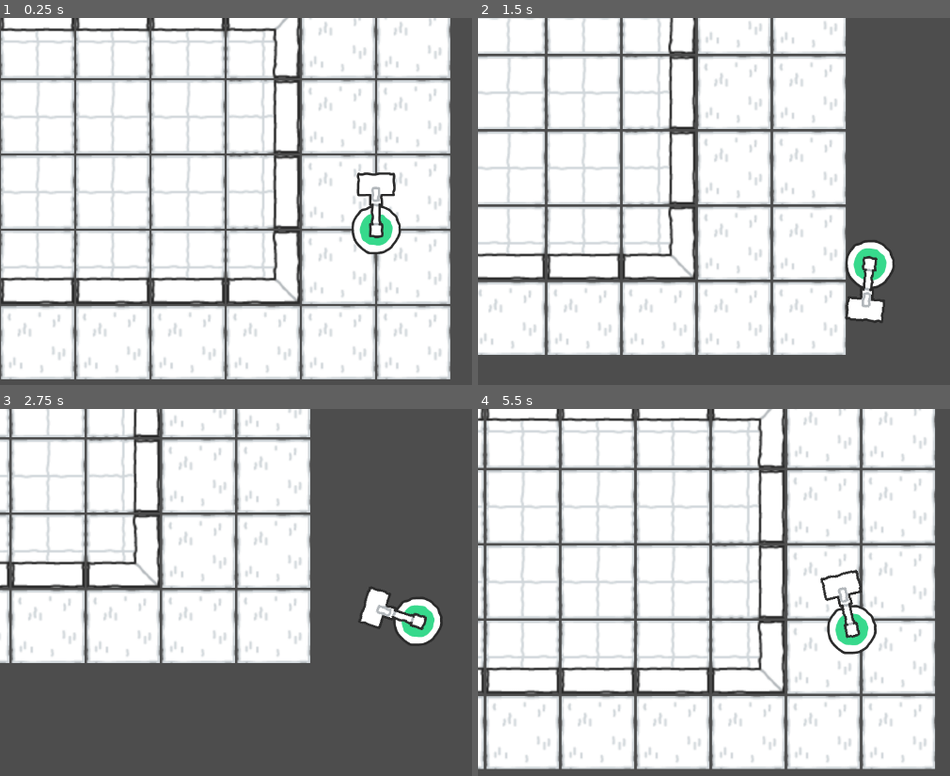
Above: before the commit, frames 1-4 (two rows, left to right).
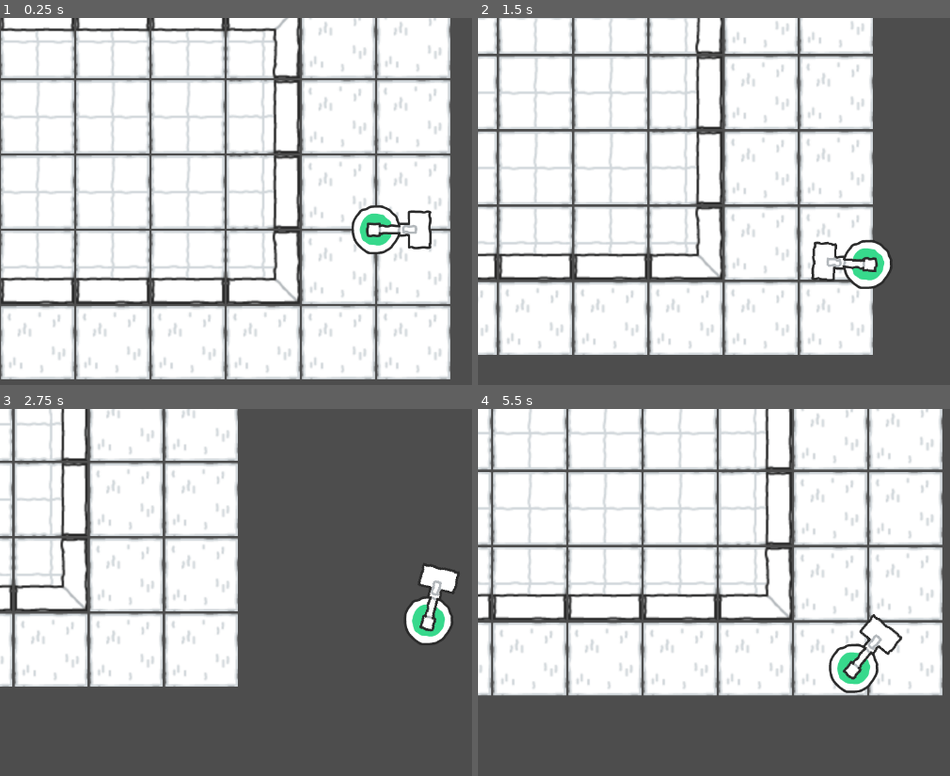
Above: after the commit, the same moments.

Repository: coderKillo/GuerrillaGoblin
Game: Godot game, scene res://game/level/level_test.tscn
Two runs of this game, one before a commit and one after it. Both use one fixed random seed, a clock stepped at 60 frames per second and the inputs below. The project has no main scene, so this scene is started directly.
Inputs (mouse positions are in pixels of both pictures, inside the frame that each line leads up to):
- Up to frame 1 (0.25 s): no input
- Up to frame 2 (1.5 s): tap Enter at 0.5 s; move the mouse to (outside the picture) at 0.52 s; press the mouse at (outside the picture) at 0.53 s; hold D (move_right) 0.53-1.28 s; right-click (outside the picture) at 0.8 s; move the mouse to (704, 249) at 1.27 s; release the mouse at (704, 249) at 1.28 s; hold S (move_down) from 1.28 s (still down); right-click (704, 249) at 1.35 s
- Up to frame 3 (2.75 s): click (226, 640) at 1.55 s; move the mouse to (453, 526) at 2.02 s; release S (move_down) at 2.03 s; press the mouse at (453, 526) at 2.03 s; hold D (move_right) from 2.03 s (still down); right-click (453, 526) at 2.3 s
- Up to frame 4 (5.5 s): move the mouse to (817, 706) at 2.77 s; release D (move_right) at 2.78 s; release the mouse at (817, 706) at 2.78 s; hold W (move_up) 2.78-3.53 s; right-click (817, 706) at 2.85 s; click (817, 706) at 3.05 s; move the mouse to (outside the picture) at 3.52 s; press the mouse at (outside the picture) at 3.53 s; hold A (move_left) 3.53-5.03 s; right-click (outside the picture) at 3.8 s; move the mouse to (629, 555) at 4.27 s; release the mouse at (629, 555) at 4.28 s; right-click (629, 555) at 4.35 s; click (629, 555) at 4.55 s; move the mouse to (893, 621) at 5.02 s; press the mouse at (893, 621) at 5.03 s; hold S (move_down) from 5.03 s (still down); right-click (893, 621) at 5.3 s

The runs differ from the first frame. In frame 1, 0.9% of the frame differs, in the area x 75-92%, y 42-64%; in frame 2, 24%; in frame 3, 29%; in frame 4, 48%, in the area x 0-99%, y 0-99%.
Error before the commit: Invalid access to property or key 'body_entered' on a base object of type 'Nil'. (res://game/character/weapon/melee_weapon.gd:16)

Commit message:
add statemachine for enemy logic

Diff:
--- a/game/autoload/effects.gd
+++ b/game/autoload/effects.gd
@@ -1,11 +1,14 @@
-extends Node
+extends Node2D
 
 
-# Called when the node enters the scene tree for the first time.
-func _ready():
-	pass # Replace with function body.
+func spawn_sound(pos: Vector2, radius: float, sound: String):
+	for listener in get_tree().get_nodes_in_group("listener"):
+		if listener.global_position.distance_to(pos) > radius:
+			continue
+		if listener.has_method("on_hear_sound"):
+			listener.on_hear_sound(sound, pos)
 
 
-# Called every frame. 'delta' is the elapsed time since the previous frame.
-func _process(delta):
-	pass
+func _unhandled_input(event):
+	if event.is_action_pressed("spawn_sound"):
+		spawn_sound(get_global_mouse_position(), 300, "BANG")
--- /dev/null
+++ b/game/character/enemy/ai_states/alert.gd
@@ -0,0 +1,22 @@
+extends State
+
+@export var after_alert_time: State
+@export var alert_time := 1.0
+
+var _alert_timer = alert_time
+
+
+func enter():
+	movement_component.speed = 0.0
+	movement_component.move_to(target_component.last_target_position)
+
+
+func process_state(delta):
+	_alert_timer -= delta
+
+	movement_component.character.modulate = Color.YELLOW
+
+	if _alert_timer <= 0.0:
+		return after_alert_time
+
+	return null
--- /dev/null
+++ b/game/character/enemy/ai_states/attack.gd
@@ -0,0 +1,17 @@
+extends State
+
+@export var after_attack: State
+@export var attack_range: float = 50.0
+@export var character: CharacterBody2D
+
+
+func enter():
+	if global_position.distance_to(target_component.last_target_position) < attack_range:
+		character.attack = true
+
+
+func process_state(_delta):
+	if not character.attack:
+		return after_attack
+
+	return null
--- /dev/null
+++ b/game/character/enemy/ai_states/chase.gd
@@ -0,0 +1,27 @@
+extends State
+
+@export var lose_sight: State
+@export var close_to_target: State
+@export var run_speed := 1.2
+
+
+func enter():
+	movement_component.speed = run_speed
+
+
+func exit():
+	movement_component.character.modulate = Color.YELLOW
+
+
+func process_state(_delta):
+	movement_component.move_to(target_component.last_target_position)
+
+	movement_component.character.modulate = Color.RED
+
+	if not target_component.is_target_seen(movement_component.movement_direction()):
+		return lose_sight
+
+	if movement_component.is_close_to_target():
+		return close_to_target
+
+	return null
--- /dev/null
+++ b/game/character/enemy/ai_states/guard.gd
@@ -0,0 +1,10 @@
+extends State
+
+@export var seen_target: State
+
+
+func process_state(_delta):
+	if target_component.is_target_seen(movement_component.movement_direction()):
+		return seen_target
+
+	return null
--- /dev/null
+++ b/game/character/enemy/ai_states/investigate.gd
@@ -0,0 +1,24 @@
+extends State
+
+@export var arrive_at_position: State
+@export var seen_target: State
+
+@export var walk_speed := 0.5
+@export var run_speed := 1.2
+
+
+func enter():
+	movement_component.speed = walk_speed
+	movement_component.move_to(target_component.last_target_position)
+
+
+func process_state(_delta):
+	movement_component.character.modulate = Color.YELLOW
+
+	if movement_component.is_close_to_target():
+		return arrive_at_position
+
+	if target_component.is_target_seen(movement_component.movement_direction()):
+		return seen_target
+
+	return null
--- /dev/null
+++ b/game/character/enemy/ai_states/look_around.gd
@@ -0,0 +1,26 @@
+extends State
+
+@export var after_look_around: State
+@export var seen_target: State
+
+@export var look_around_time := 2.0
+
+var _look_around_timer := look_around_time
+
+
+func enter():
+	movement_component.speed = 0.0
+	_look_around_timer = look_around_time
+
+
+func process_state(delta):
+	movement_component.character.modulate = Color.YELLOW
+
+	_look_around_timer -= delta
+	if _look_around_timer <= 0.0:
+		return after_look_around
+
+	if target_component.is_target_seen(movement_component.movement_direction()):
+		return seen_target
+
+	return null
--- /dev/null
+++ b/game/character/enemy/ai_states/notify.gd
@@ -0,0 +1,9 @@
+extends State
+
+@export var next_state: State
+@export var radius: float = 300.0
+
+
+func process_state(_delta):
+	Effects.spawn_sound(global_position, radius, "GOTO:%s" % target_component.target_position)
+	return next_state
--- /dev/null
+++ b/game/character/enemy/ai_states/patrol.gd
@@ -0,0 +1,52 @@
+extends State
+
+@export var seen_target: State
+@export var walk_movement := 0.5
+
+var _path: Array[Vector2]
+
+
+func _ready():
+	for child in owner.get_children():
+		if child is Line2D:
+			_path = _get_points_from_line(child)
+
+
+func enter():
+	movement_component.move_to(_path.front())
+	movement_component.speed = walk_movement
+
+
+func exit():
+	_path.push_front(global_position)
+
+
+func process_state(_delta):
+	if movement_component.is_close_to_target():
+		_path.push_back(_path.pop_front())
+		movement_component.move_to(_path.front())
+
+	if target_component.is_target_seen(movement_component.movement_direction()):
+		return seen_target
+
+	if listener_component.has_sound_heard():
+		if listener_component.sound_string.contains("GOTO:"):
+			var coord = listener_component.sound_string.split(":")[1]
+			target_component.target_position = str_to_var("Vector2" + coord)
+		else:
+			target_component.target_position = listener_component.sound_position
+		return seen_target
+
+	return null
+
+
+func _get_points_from_line(line: Line2D) -> Array[Vector2]:
+	var path: Array[Vector2] = []
+
+	for point in line.points:
+		path.append(line.to_global(point))
+	line.position = line.global_position
+	line.top_level = true
+	line.hide()
+
+	return path
--- a/game/character/enemy/enemy.gd
+++ b/game/character/enemy/enemy.gd
@@ -1,23 +1,23 @@
 extends CharacterBody2D
 
-@export var speed := 500.0
+@export var movement_speed := 500.0
 @export var weapon: Node2D
 
-var attack := false
-var direction := Vector2.ZERO
-
-
-func _unhandled_input(event: InputEvent):
-	if event.is_action_pressed("attack"):
-		weapon.attack()
+@export var attack := false
+@export var direction := Vector2.ZERO
 
 
 func _physics_process(_delta):
+	if attack:
+		weapon.attack()
+		attack = false
+
+	weapon.look_at(global_position + direction)
+
 	if weapon.is_attacking():
-		direction = Vector2.ZERO
-
+		velocity = Vector2.ZERO
 	if direction:
-		velocity = direction * speed
+		velocity = direction * movement_speed
 	else:
 		velocity = velocity.lerp(Vector2.ZERO, 0.5)
 
--- a/game/character/enemy/enemy_melee.tscn
+++ b/game/character/enemy/enemy_melee.tscn
@@ -1,13 +1,23 @@
-[gd_scene load_steps=5 format=3 uid="uid://4uy8xn6u13a6"]
+[gd_scene load_steps=15 format=3 uid="uid://4uy8xn6u13a6"]
 
 [ext_resource type="Script" path="res://game/character/enemy/enemy.gd" id="1_gsc6h"]
 [ext_resource type="Texture2D" uid="uid://d3j8goa0kg6s4" path="res://assets/kenney_scribble-dungeons/PNG/Double (128px)/Characters/red_character.png" id="2_iwqeu"]
 [ext_resource type="PackedScene" uid="uid://fl6g6pohavju" path="res://game/character/weapon/weapon_melee_sword.tscn" id="3_4ya0b"]
+[ext_resource type="Script" path="res://game/systems/statemachine/statemachine.gd" id="4_i5g6g"]
+[ext_resource type="Script" path="res://game/character/enemy/ai_states/patrol.gd" id="5_q6g40"]
+[ext_resource type="Script" path="res://game/character/enemy/ai_states/alert.gd" id="6_tiohj"]
+[ext_resource type="Script" path="res://game/character/enemy/ai_states/investigate.gd" id="7_acs5c"]
+[ext_resource type="Script" path="res://game/character/enemy/ai_states/attack.gd" id="8_tdy3f"]
+[ext_resource type="Script" path="res://game/character/enemy/ai_states/look_around.gd" id="9_uvqyi"]
+[ext_resource type="Script" path="res://game/character/enemy/ai_states/chase.gd" id="10_52jrv"]
+[ext_resource type="Script" path="res://game/systems/components/movement_component.gd" id="11_aqwy5"]
+[ext_resource type="Script" path="res://game/systems/components/target_component.gd" id="12_arkp5"]
+[ext_resource type="Script" path="res://game/systems/components/listener_component.gd" id="13_0bkdu"]
 
 [sub_resource type="CircleShape2D" id="CircleShape2D_8od80"]
 radius = 40.05
 
-[node name="EnemyMelee" type="CharacterBody2D" node_paths=PackedStringArray("weapon")]
+[node name="EnemyMelee" type="CharacterBody2D" node_paths=PackedStringArray("weapon") groups=["enemy"]]
 collision_mask = 7
 motion_mode = 1
 script = ExtResource("1_gsc6h")
@@ -18,5 +28,57 @@
 
 [node name="WeaponMelee" parent="." instance=ExtResource("3_4ya0b")]
 
+[node name="NavigationAgent2D" type="NavigationAgent2D" parent="."]
+
 [node name="CollisionShape2D" type="CollisionShape2D" parent="."]
 shape = SubResource("CircleShape2D_8od80")
+
+[node name="Brain" type="Node2D" parent="." node_paths=PackedStringArray("target_component", "movement_component", "listener_component", "start_state")]
+script = ExtResource("4_i5g6g")
+target_component = NodePath("../TargetComponent")
+movement_component = NodePath("../MovementComponent")
+listener_component = NodePath("../ListenerComponent")
+start_state = NodePath("Patrol")
+
+[node name="Patrol" type="Node2D" parent="Brain" node_paths=PackedStringArray("seen_target")]
+script = ExtResource("5_q6g40")
+seen_target = NodePath("../Alert")
+
+[node name="Alert" type="Node2D" parent="Brain" node_paths=PackedStringArray("after_alert_time")]
+script = ExtResource("6_tiohj")
+after_alert_time = NodePath("../Investigate")
+
+[node name="Investigate" type="Node2D" parent="Brain" node_paths=PackedStringArray("arrive_at_position", "seen_target")]
+script = ExtResource("7_acs5c")
+arrive_at_position = NodePath("../LookAround")
+seen_target = NodePath("../Chase")
+
+[node name="Attack" type="Node2D" parent="Brain" node_paths=PackedStringArray("after_attack", "character")]
+script = ExtResource("8_tdy3f")
+after_attack = NodePath("../Chase")
+attack_range = 150.0
+character = NodePath("../..")
+
+[node name="LookAround" type="Node2D" parent="Brain" node_paths=PackedStringArray("after_look_around", "seen_target")]
+script = ExtResource("9_uvqyi")
+after_look_around = NodePath("../Patrol")
+seen_target = NodePath("../Chase")
+
+[node name="Chase" type="Node2D" parent="Brain" node_paths=PackedStringArray("lose_sight", "close_to_target")]
+script = ExtResource("10_52jrv")
+lose_sight = NodePath("../Investigate")
+close_to_target = NodePath("../Attack")
+
+[node name="MovementComponent" type="Node2D" parent="." node_paths=PackedStringArray("character", "agent")]
+script = ExtResource("11_aqwy5")
+character = NodePath("..")
+agent = NodePath("../NavigationAgent2D")
+min_distance = 150
+
+[node name="TargetComponent" type="Node2D" parent="." node_paths=PackedStringArray("character")]
+script = ExtResource("12_arkp5")
+target_group = "player"
+character = NodePath("..")
+
+[node name="ListenerComponent" type="Node2D" parent="." groups=["listener"]]
+script = ExtResource("13_0bkdu")
--- a/game/character/player/player.gd
+++ b/game/character/player/player.gd
@@ -14,6 +14,8 @@
 
 	if weapon.is_attacking():
 		direction = Vector2.ZERO
+	else:
+		weapon.look_at(get_global_mouse_position())
 
 	if direction:
 		velocity = direction * speed
--- a/game/character/player/player.tscn
+++ b/game/character/player/player.tscn
@@ -7,7 +7,7 @@
 [sub_resource type="CircleShape2D" id="CircleShape2D_8od80"]
 radius = 40.05
 
-[node name="Player" type="CharacterBody2D" node_paths=PackedStringArray("weapon")]
+[node name="Player" type="CharacterBody2D" node_paths=PackedStringArray("weapon") groups=["player"]]
 collision_mask = 7
 motion_mode = 1
 script = ExtResource("1_t5cbm")
@@ -17,7 +17,6 @@
 texture = ExtResource("2_7yk4d")
 
 [node name="WeaponMelee" parent="." instance=ExtResource("3_it7kh")]
-visible = true
 
 [node name="CollisionShape2D" type="CollisionShape2D" parent="."]
 shape = SubResource("CircleShape2D_8od80")
--- a/game/character/weapon/melee_weapon.gd
+++ b/game/character/weapon/melee_weapon.gd
@@ -14,13 +14,6 @@
 
 func _ready():
 	area.body_entered.connect(weapon_body_entered)
-
-
-func _process(_delta):
-	if _is_attacking:
-		return
-
-	look_at(get_global_mouse_position())
 
 
 func is_attacking():
--- a/game/character/weapon/range_weapon.gd
+++ b/game/character/weapon/range_weapon.gd
@@ -12,13 +12,6 @@
 @export var reload_texture: Texture
 
 var _is_attacking := false
-
-
-func _process(_delta):
-	if _is_attacking:
-		return
-
-	look_at(get_global_mouse_position())
 
 
 func is_attacking():
--- a/game/character/weapon/weapon_melee_hammer.tscn
+++ b/game/character/weapon/weapon_melee_hammer.tscn
@@ -4,17 +4,22 @@
 [ext_resource type="Texture2D" uid="uid://c472tywcfodlq" path="res://assets/kenney_scribble-dungeons/PNG/Double (128px)/Items/weapon_hammer.png" id="2_iqg4t"]
 
 [sub_resource type="RectangleShape2D" id="RectangleShape2D_hdka2"]
-size = Vector2(57, 32)
+size = Vector2(32.5, 59)
 
-[node name="WeaponMelee" type="Area2D"]
+[node name="WeaponMelee" type="Area2D" node_paths=PackedStringArray("area")]
 collision_mask = 10
 script = ExtResource("1_xvth7")
+area = NodePath(".")
+anticipation_angle = -75.0
+strike_angle = 75.0
+recover_time = 0.2
 
 [node name="Sprite2D" type="Sprite2D" parent="."]
-position = Vector2(0, -42)
+position = Vector2(39, 0)
+rotation = 1.5708
 texture = ExtResource("2_iqg4t")
 
 [node name="CollisionShape2D" type="CollisionShape2D" parent="."]
-position = Vector2(0.5, -76)
+position = Vector2(73.75, -0.5)
 shape = SubResource("RectangleShape2D_hdka2")
 debug_color = Color(0.870588, 0.294118, 0.486275, 0.419608)
--- a/game/character/weapon/weapon_melee_sword.tscn
+++ b/game/character/weapon/weapon_melee_sword.tscn
@@ -4,17 +4,22 @@
 [ext_resource type="Texture2D" uid="uid://cwl4b1laoecv" path="res://assets/kenney_scribble-dungeons/PNG/Double (128px)/Items/weapon_sword.png" id="2_l3cyv"]
 
 [sub_resource type="RectangleShape2D" id="RectangleShape2D_hdka2"]
-size = Vector2(19, 53)
+size = Vector2(52.5, 21)
 
-[node name="WeaponMelee" type="Area2D"]
+[node name="WeaponMelee" type="Area2D" node_paths=PackedStringArray("area")]
 collision_mask = 10
 script = ExtResource("1_2dkkk")
+area = NodePath(".")
+anticipation_angle = -75.0
+strike_angle = 75.0
+recover_time = 0.2
 
 [node name="Sprite2D" type="Sprite2D" parent="."]
-position = Vector2(0, -42)
+position = Vector2(34, 0)
+rotation = 1.5708
 texture = ExtResource("2_l3cyv")
 
 [node name="CollisionShape2D" type="CollisionShape2D" parent="."]
-position = Vector2(-0.5, -55.5)
+position = Vector2(46.75, -1.5)
 shape = SubResource("RectangleShape2D_hdka2")
 debug_color = Color(0.870588, 0.294118, 0.486275, 0.419608)
--- a/game/level/level_test.tscn
+++ b/game/level/level_test.tscn
@@ -1,7 +1,13 @@
-[gd_scene load_steps=5 format=3 uid="uid://yde0m1ex2wfj"]
+[gd_scene load_steps=7 format=3 uid="uid://yde0m1ex2wfj"]
 
 [ext_resource type="Texture2D" uid="uid://cduuiv0vbporv" path="res://assets/kenney_scribble-dungeons/Tilesheet/tilesheet@2.png" id="1_3p2no"]
 [ext_resource type="PackedScene" uid="uid://fo0bvble2n4g" path="res://game/character/player/player.tscn" id="1_qqtev"]
+[ext_resource type="PackedScene" uid="uid://4uy8xn6u13a6" path="res://game/character/enemy/enemy_melee.tscn" id="3_bgyti"]
+
+[sub_resource type="NavigationPolygon" id="NavigationPolygon_y3sg3"]
+vertices = PackedVector2Array(-64, -64, 64, -64, 64, 64, -64, 64)
+polygons = Array[PackedInt32Array]([PackedInt32Array(0, 1, 2, 3)])
+outlines = Array[PackedVector2Array]([PackedVector2Array(-64, -64, 64, -64, 64, 64, -64, 64)])
 
 [sub_resource type="TileSetAtlasSource" id="TileSetAtlasSource_8ribt"]
 texture = ExtResource("1_3p2no")
@@ -116,6 +122,7 @@
 7:0/0/terrain = 0
 7:0/0/physics_layer_0/linear_velocity = Vector2(0, 0)
 7:0/0/physics_layer_0/angular_velocity = 0.0
+7:0/0/navigation_layer_0/polygon = SubResource("NavigationPolygon_y3sg3")
 8:0/0 = 0
 8:0/0/physics_layer_0/linear_velocity = Vector2(0, 0)
 8:0/0/physics_layer_0/angular_velocity = 0.0
@@ -640,3 +647,9 @@
 layer_0/tile_data = PackedInt32Array(-3, 0, 1, 65533, 196608, 65536, 65532, 196608, 65536, -5, 0, 1, -6, 0, 1, -65541,  …(1771 unchanged characters)…
 
 [node name="Player" parent="." instance=ExtResource("1_qqtev")]
+
+[node name="EnemyMelee" parent="." instance=ExtResource("3_bgyti")]
+position = Vector2(-620, -579)
+
+[node name="Line2D" type="Line2D" parent="EnemyMelee"]
+points = PackedVector2Array(-232, -18, 435, -16)
--- /dev/null
+++ b/game/systems/components/listener_component.gd
@@ -0,0 +1,29 @@
+class_name ListenerComponent
+extends Node2D
+
+@export var sound_radius := 100.0
+@export var reset_sound_time := 1.0
+
+var sound_position := Vector2.ZERO
+var sound_string := ""
+
+var _reset_sound_timer := 0.0
+
+
+func create_sound(sound: String):
+	Effects.spawn_sound(global_position, sound_radius, sound)
+
+
+func on_hear_sound(sound: String, pos: Vector2):
+	sound_position = pos
+	sound_string = sound
+	_reset_sound_timer = reset_sound_time
+
+
+func _process(delta):
+	if _reset_sound_timer > 0.0:
+		_reset_sound_timer -= delta
+
+
+func has_sound_heard() -> bool:
+	return _reset_sound_timer > 0.0
--- /dev/null
+++ b/game/systems/components/movement_component.gd
@@ -0,0 +1,33 @@
+class_name MovementComponent
+extends Node2D
+
+@export var movement_speed := 300.0
+@export var character: CharacterBody2D
+@export var agent: NavigationAgent2D
+@export var min_distance := 5
+
+var speed := 1.0:
+	set(value):
+		character.movement_speed = movement_speed * value
+
+
+func _process(_delta):
+	if is_close_to_target():
+		return
+	character.direction = global_position.direction_to(agent.get_next_path_position())
+
+
+func move(direction: Vector2):
+	character.direction = direction
+
+
+func movement_direction() -> Vector2:
+	return character.direction
+
+
+func move_to(pos: Vector2):
+	agent.target_position = pos
+
+
+func is_close_to_target() -> bool:
+	return global_position.distance_to(agent.target_position) < min_distance
--- /dev/null
+++ b/game/systems/components/target_component.gd
@@ -0,0 +1,47 @@
+class_name TargetComponent
+extends Node2D
+
+@export var target_group: String = ""
+@export var view_distance: float = 500.0
+@export var character: CharacterBody2D
+
+var target: Node2D
+var last_target_position: Vector2
+
+
+func is_target_seen(view_direction: Vector2) -> bool:
+	var closest_target: Node2D
+
+	for entity in get_tree().get_nodes_in_group(target_group):
+		var direction = global_position.direction_to(entity.global_position)
+		if view_direction.normalized().dot(direction) <= 0:
+			continue
+
+		var start = global_position
+
+		var query = PhysicsRayQueryParameters2D.create(
+			start, start + direction * view_distance, character.collision_mask, [character]
+		)
+
+		var result = get_world_2d().direct_space_state.intersect_ray(query)
+		if not result or result.collider != entity:
+			continue
+
+		var distance_to_target = global_position.distance_to(entity.global_position)
+		var distance_to_closest_target = INF
+
+		if closest_target:
+			distance_to_closest_target = global_position.distance_to(closest_target.global_position)
+
+		if distance_to_target > distance_to_closest_target:
+			continue
+
+		closest_target = entity
+
+	if closest_target:
+		target = closest_target
+		last_target_position = closest_target.global_position
+		return true
+	else:
+		target = null
+		return false
--- /dev/null
+++ b/game/systems/statemachine/state.gd
@@ -0,0 +1,26 @@
+class_name State
+extends Node2D
+
+var target_component: TargetComponent
+var movement_component: MovementComponent
+var listener_component: ListenerComponent
+
+
+func enter():
+	pass
+
+
+func exit():
+	pass
+
+
+func process_state(_delta: float) -> State:
+	return null
+
+
+func physics_process_state(_delta: float) -> State:
+	return null
+
+
+func unhandled_input_state(_event: InputEvent) -> State:
+	return null
--- /dev/null
+++ b/game/systems/statemachine/statemachine.gd
@@ -0,0 +1,47 @@
+class_name Statemachine
+extends Node2D
+
+@export_group("Component")
+@export var target_component: TargetComponent
+@export var movement_component: MovementComponent
+@export var listener_component: ListenerComponent
+
+@export_group("States")
+@export var start_state: State
+
+var _current_state: State
+
+
+func _ready():
+	for child in get_children():
+		child.target_component = target_component
+		child.movement_component = movement_component
+		child.listener_component = listener_component
+
+	_change_state(start_state)
+
+
+func _process(delta):
+	var new_state = _current_state.process_state(delta)
+	if new_state:
+		_change_state(new_state)
+
+
+func _physics_process(delta):
+	var new_state = _current_state.physics_process_state(delta)
+	if new_state:
+		_change_state(new_state)
+
+
+func _unhandled_input(event):
+	var new_state = _current_state.unhandled_input_state(event)
+	if new_state:
+		_change_state(new_state)
+
+
+func _change_state(state: State):
+	if _current_state:
+		_current_state.exit()
+
+	_current_state = state
+	_current_state.enter()
